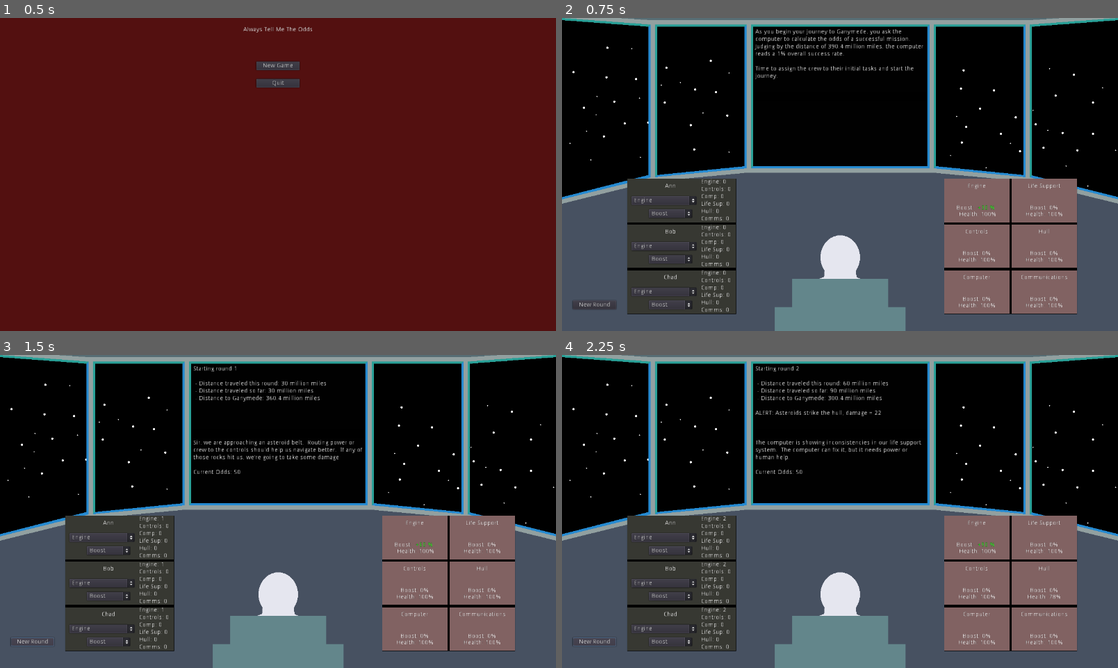
Above: before the commit, frames 1-4 (two rows, left to right).
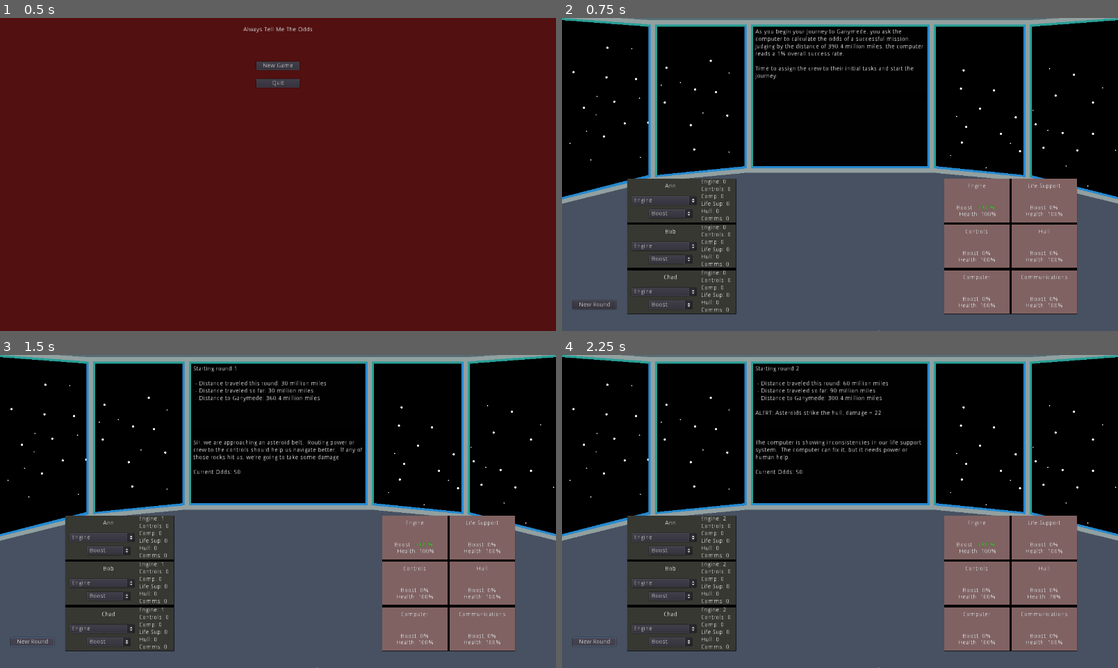
Above: after the commit, the same moments.

Repository: cparlette/alwaystellmetheodds
Game: Godot game, scene res://MainMenu.tscn
Same seed, same stepped clock (60 frames per second), same inputs: the game is played once before the commit and once after it.
Inputs:
- Up to frame 1 (0.5 s): no input
- Up to frame 2 (0.75 s): click "New Game" at 0.5 s
- Up to frame 3 (1.5 s): click "New Round" at 1.25 s
- Up to frame 4 (2.25 s): click "New Round" at 2 s

Frame 1 is identical in both runs. In frame 2, 4.2% of the frame differs, in the area x 38-62%, y 69-100%; in frame 3, 4.2%; in frame 4, 4.2%.

Commit message:
Removed the captain from the background

Diff:
--- a/Game.tscn
+++ b/Game.tscn
@@ -4,7 +4,7 @@
 [ext_resource path="res://Module.tscn" type="PackedScene" id=2]
 [ext_resource path="res://graphics/space-v1.png" type="Texture" id=3]
 [ext_resource path="res://Crew.tscn" type="PackedScene" id=4]
-[ext_resource path="res://graphics/background-v4.png" type="Texture" id=5]
+[ext_resource path="res://graphics/background-v5.png" type="Texture" id=5]
 
 [node name="Game" type="Node2D"]
 script = ExtResource( 1 )
Binary file added: graphics/background-v5.png
Not shown, added: graphics/background-v5.png.import
